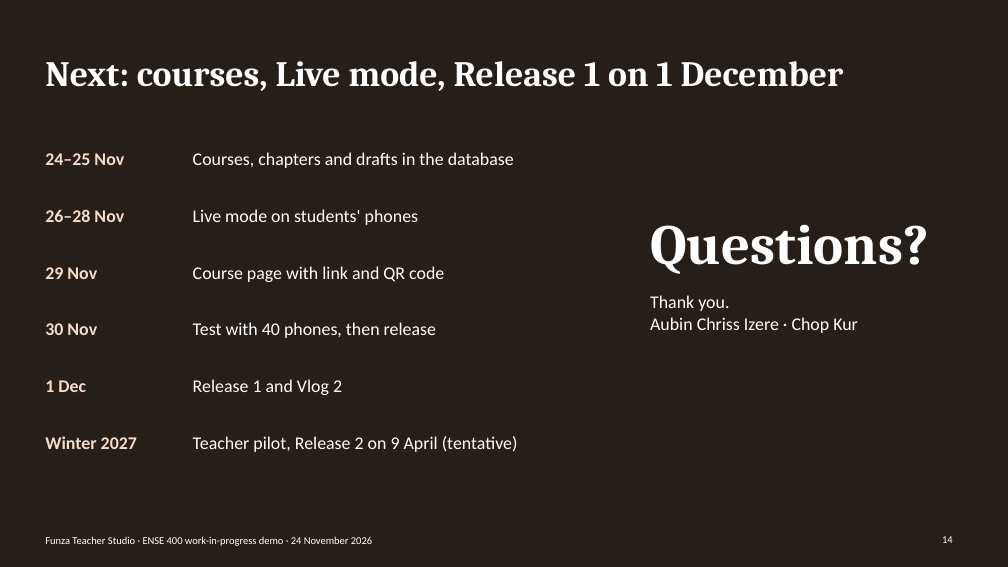
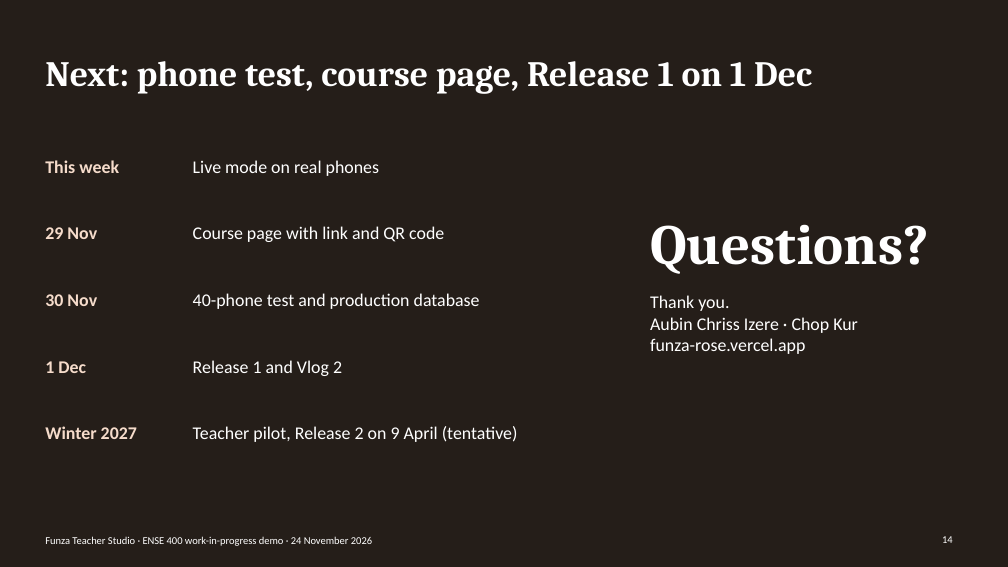
Before and after one commit to Binborg1/Final-2027, a slide deck: slide 14 of docs/06_presentations/01_work_in_progress_demo/01_work_in_progress_demo.pptx. Drawn at 1008x567 pixels with LibreOffice and Linux fonts; fonts in the diff are those of the drawing; background and template pictures are left out; a plain dark background stands for a picture behind light text. Boxes give left, top, right and bottom in pixels: in the first picture for what was removed or moved away, otherwise in the second. Text is boxed around its words. In the diff, an @@ line names an element or a change of style, - is before the commit and + after.

```diff
--- a/docs/06_presentations/01_work_in_progress_demo/01_work_in_progress_demo.pptx
+++ b/docs/06_presentations/01_work_in_progress_demo/01_work_in_progress_demo.pptx
@@ title at (x1=45, y1=61, x2=812, y2=94): text changed @@
-Next: courses, Live mode, Release 1 on 1 December
+Next: phone test, course page, Release 1 on 1 Dec
@@ text removed at (x1=45, y1=153, x2=124, y2=165) @@
-24–25 Nov
@@ text added at (x1=45, y1=160, x2=119, y2=173), 17 pt, text #F6DCCB, bold @@
+This week
@@ text at (x1=193, y1=160, x2=379, y2=176): text changed @@
-Live mode on students' phones
+Live mode on real phones
@@ text removed at (x1=193, y1=152, x2=514, y2=168) @@
-Courses, chapters and drafts in the database
@@ text removed at (x1=45, y1=209, x2=124, y2=222) @@
-26–28 Nov
@@ text "29 Nov" moved from (x1=45, y1=267, x2=97, y2=279) to (x1=45, y1=227, x2=97, y2=239) @@
@@ text "Course page with link and ..." moved from (x1=193, y1=266, x2=444, y2=282) to (x1=193, y1=226, x2=444, y2=242) @@
@@ text "30 Nov" moved from (x1=45, y1=323, x2=97, y2=335) to (x1=45, y1=294, x2=97, y2=306) @@
@@ text added at (x1=193, y1=293, x2=480, y2=309), 17 pt, text #FFFFFF @@
+40-phone test and production database
@@ text removed at (x1=193, y1=322, x2=436, y2=338) @@
-Test with 40 phones, then release
@@ text "1 Dec" moved from (x1=45, y1=380, x2=86, y2=392) to (x1=45, y1=361, x2=86, y2=373) @@
@@ text "Release 1 and Vlog 2" moved from (x1=193, y1=379, x2=342, y2=395) to (x1=193, y1=360, x2=342, y2=376) @@
@@ text at (x1=650, y1=338, x2=805, y2=354): paragraph added @@
+funza-rose.vercel.app
@@ text "Winter 2027" moved from (x1=45, y1=436, x2=137, y2=449) to (x1=45, y1=426, x2=137, y2=439) @@
@@ text "Teacher pilot, Release 2 on ..." moved from (x1=193, y1=436, x2=518, y2=452) to (x1=193, y1=426, x2=518, y2=442) @@
```
Also in this commit, not shown: 7 other slides changed, 1 slide added, 2 slides removed, 3 other files.
